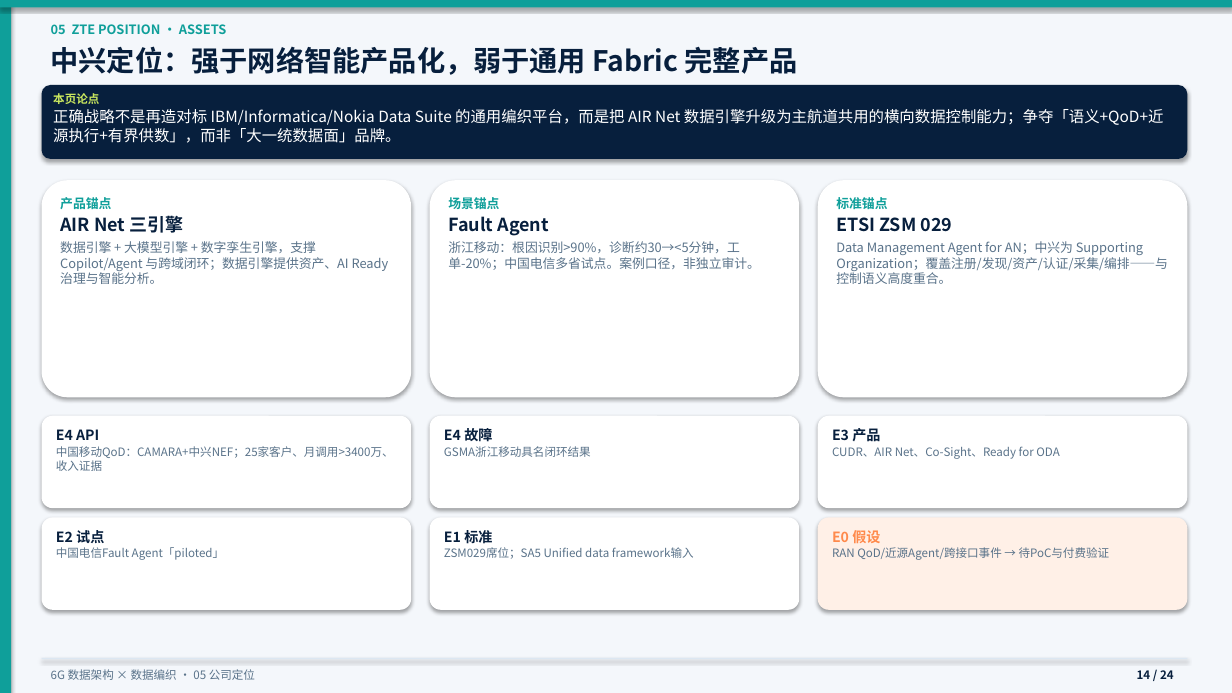
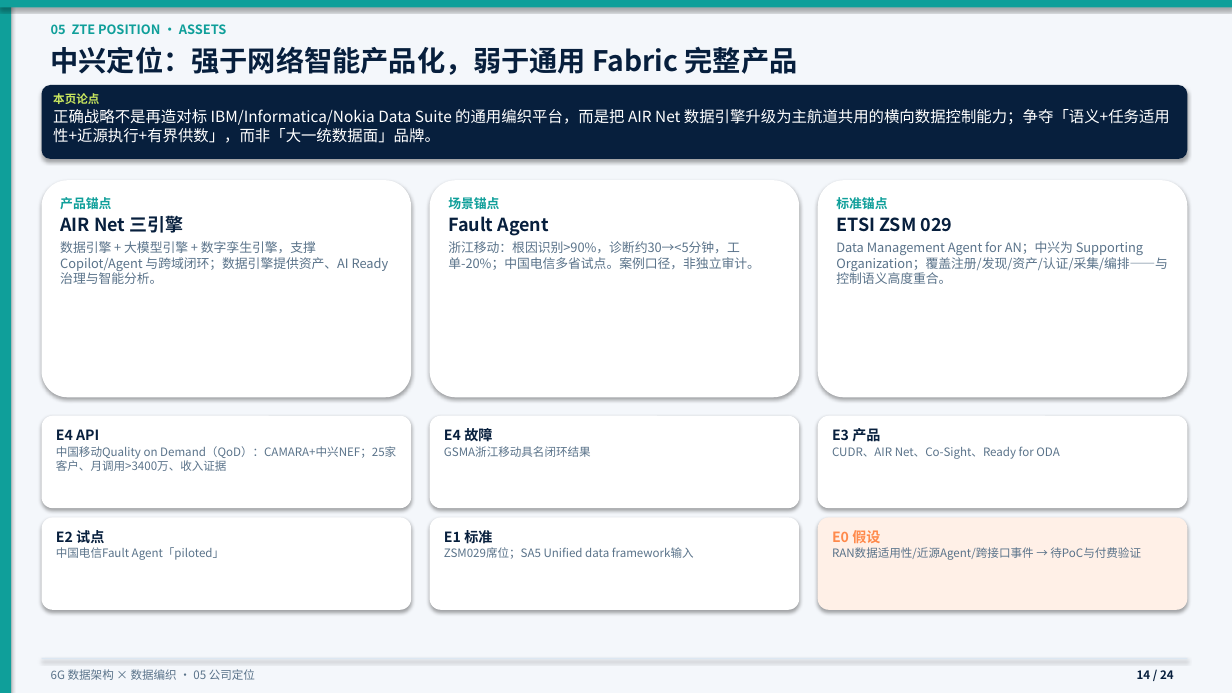
Before and after one commit to newmanxiang/6GDataPlane, a slide deck: slide 14 of reports/6g-data-fabric-strategy-deck.pptx. Drawn at 1232x693 pixels with LibreOffice and Linux fonts; fonts in the diff are those of the drawing. Boxes give left, top, right and bottom in pixels: in the first picture for what was removed or moved away, otherwise in the second. Text is boxed around its words. In the diff, an @@ line names an element or a change of style, - is before the commit and + after.

```diff
--- a/reports/6g-data-fabric-strategy-deck.pptx
+++ b/reports/6g-data-fabric-strategy-deck.pptx
@@ text in rounded rectangle at bbox=[53, 109, 1170, 143]: text changed @@
-正确战略不是再造对标 IBM/Informatica/Nokia Data Suite 的通用编织平台，而是把 AIR Net 数据引擎升级为主航道共用的横向数据控制能力；争夺「语义+QoD+近源执行+有界供数」，而非「大一统数据面」品牌。
+正确战略不是再造对标 IBM/Informatica/Nokia Data Suite 的通用编织平台，而是把 AIR Net 数据引擎升级为主航道共用的横向数据控制能力；争夺「语义+任务适用性+近源执行+有界供数」，而非「大一统数据面」品牌。
@@ text in rounded rectangle at bbox=[56, 446, 396, 471]: text changed @@
-中国移动QoD：CAMARA+中兴NEF；25家客户、月调用>3400万、收入证据
+中国移动Quality on Demand（QoD）：CAMARA+中兴NEF；25家客户、月调用>3400万、收入证据
@@ text in rounded rectangle at bbox=[832, 547, 1141, 560]: text changed @@
-RAN QoD/近源Agent/跨接口事件 → 待PoC与付费验证
+RAN数据适用性/近源Agent/跨接口事件 → 待PoC与付费验证
```
Also in this commit, not shown: 19 other slides changed, 3 other files.
